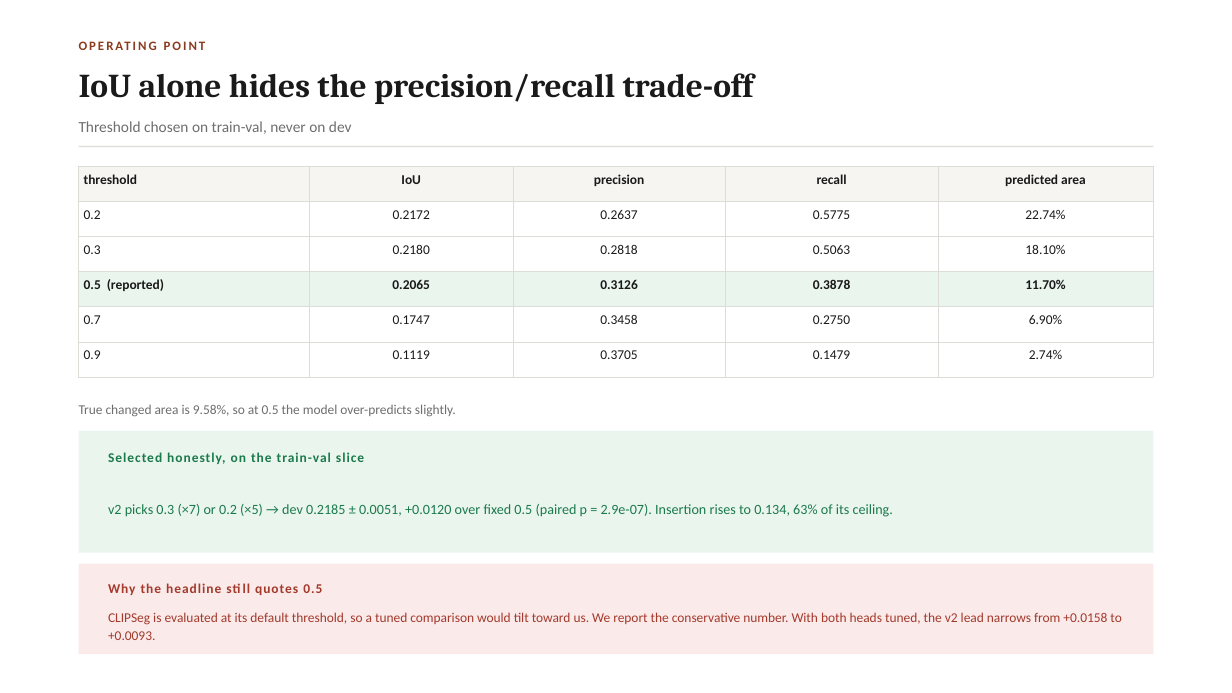
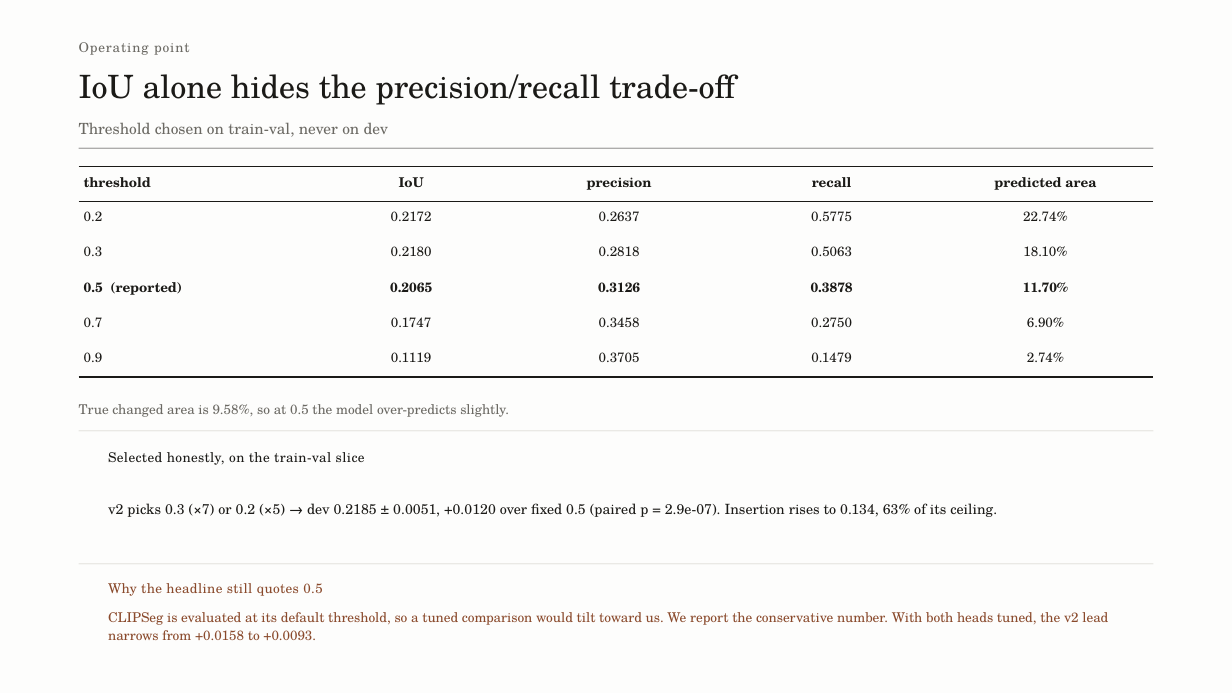
Before and after one commit to Amritha902/edit-region-prediction, a slide deck: slide 8 of deck/ISE_Review1_Final.pptx. Drawn at 1232x693 pixels with LibreOffice and Linux fonts; fonts in the diff are those of the drawing. Boxes give left, top, right and bottom in pixels: in the first picture for what was removed or moved away, otherwise in the second. Text is boxed around its words. In the diff, an @@ line names an element or a change of style, - is before the commit and + after.

```diff
--- a/deck/ISE_Review1_Final.pptx
+++ b/deck/ISE_Review1_Final.pptx
@@ background #FFFFFF to #FDFDFC @@
@@ text at box(79, 42, 190, 55): text changed; size 10 to 10.5 pt; font Calibri to TeX Gyre Schola; text colour #8C3A1E to #6B6963; bold off @@
-OPERATING POINT
+Operating point
@@ text "IoU alone hides the precision/recall ..." at box(79, 74, 735, 105): size 26 to 25 pt, font Cambria to TeX Gyre Schola, text colour #1A1A1A to #1B1A17, bold off @@
@@ text "Threshold chosen on train-val, never ..." at box(79, 122, 388, 137): font Calibri to TeX Gyre Schola, text colour #6E6E6E to #6B6963 @@
@@ rectangle at box(79, 148, 1153, 149): fill #DEDCD7 to #1B1A17 @@
@@ table at box(79, 166, 1153, 366) @@
@@ fill #F6F5F2 to none in row 1 @@
@@ fill #EAF5EE to none in row 4 @@
@@ font Calibri to TeX Gyre Schola, text colour #1A1A1A to #1B1A17 @@
@@ borders changed @@
@@ text "True changed area is 9.58%, ..." at box(79, 404, 509, 417): font Calibri to TeX Gyre Schola, text colour #6E6E6E to #6B6963 @@
@@ rectangle: place and size @@
-rectangle at box(79, 431, 1153, 553)
+rectangle at box(79, 431, 1153, 432)
@@ rectangle at box(79, 431, 1153, 432): fill #EAF5EE to #C9C6BD @@
@@ text "Selected honestly, on the train-val ..." at box(108, 452, 365, 465): font Calibri to TeX Gyre Schola, text colour #1B7A4B to #1B1A17, letter spacing 0.8 to 0.3 pt, bold off @@
@@ text "v2 picks 0.3 (×7) or ..." at box(108, 503, 997, 517): font Calibri to TeX Gyre Schola, text colour #1B7A4B to #1B1A17 @@
@@ rectangle: place and size @@
-rectangle at box(79, 564, 1153, 654)
+rectangle at box(79, 564, 1153, 565)
@@ rectangle at box(79, 564, 1153, 565): fill #FBEAEA to #C9C6BD @@
@@ text "Why the headline still quotes ..." at box(108, 583, 322, 596): font Calibri to TeX Gyre Schola, text colour #A33A2C to #8A4A2C, letter spacing 0.8 to 0.3 pt, bold off @@
@@ text "CLIPSeg is evaluated at its ..." at box(108, 612, 1108, 640): font Calibri to TeX Gyre Schola, text colour #A33A2C to #8A4A2C @@
```
Also in this commit, not shown: 12 other slides changed, 5 other files.
